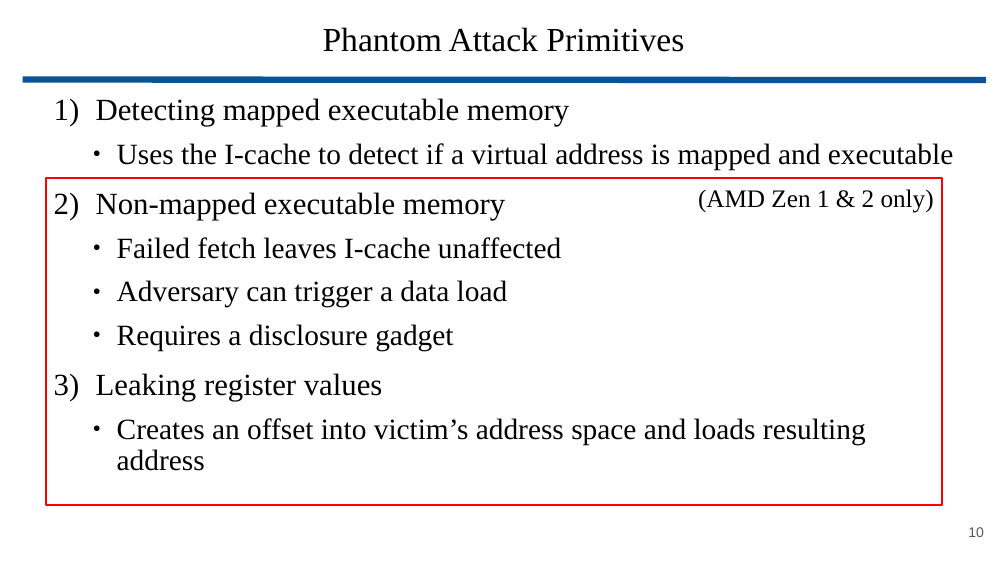
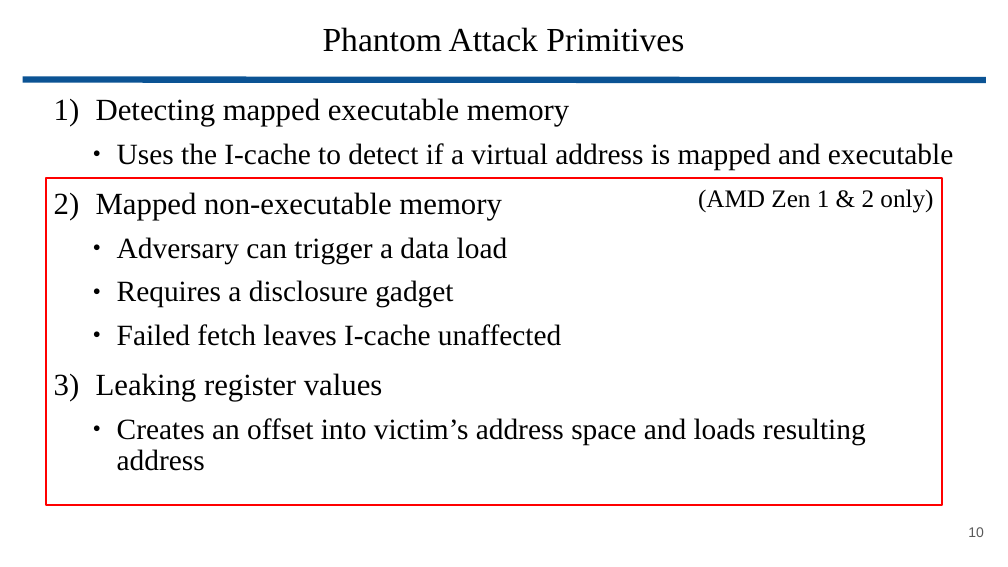
Before and after one commit to wbuz24/grad-research, a slide deck: slide 10 of presentations/Phantom.pptx. Drawn at 1008x567 pixels with LibreOffice and Linux fonts; fonts in the diff are those of the drawing. Boxes give left, top, right and bottom in pixels: in the first picture for what was removed or moved away, otherwise in the second. Text is boxed around its words. In the diff, an @@ line names an element or a change of style, - is before the commit and + after.

Commit message:
Phantom save

```diff
--- a/presentations/Phantom.pptx
+++ b/presentations/Phantom.pptx
@@ text at (96,192,501,220): text changed; size 21 to 22 pt @@
-2) Non-mapped executable memory
-    ● Failed fetch leaves I-cache unaffected
+2) Mapped non-executable memory
@@ text at (117,324,561,346): paragraph added @@
+    ● Failed fetch leaves I-cache unaffected
```
Also in this commit, not shown: 5 other slides changed.
